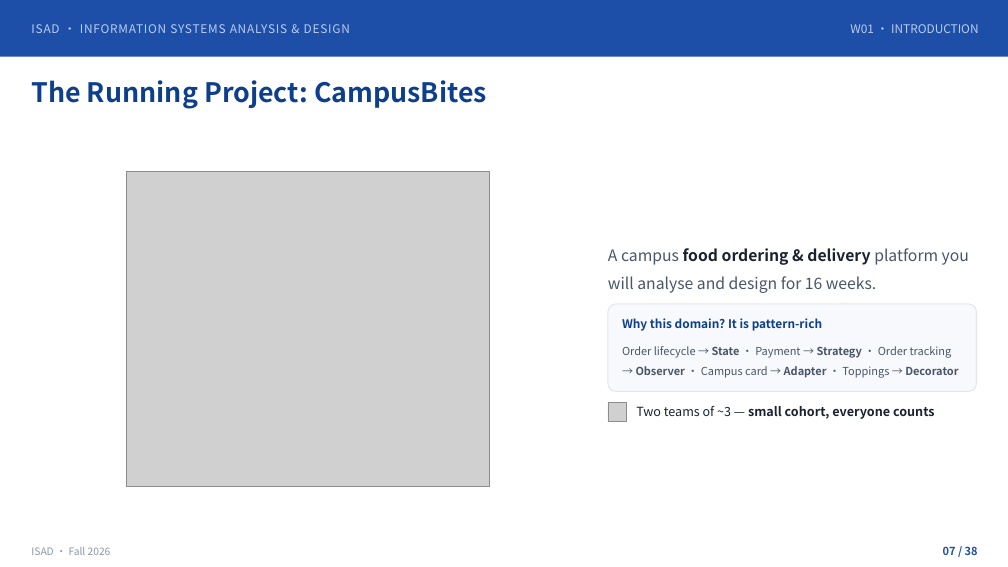
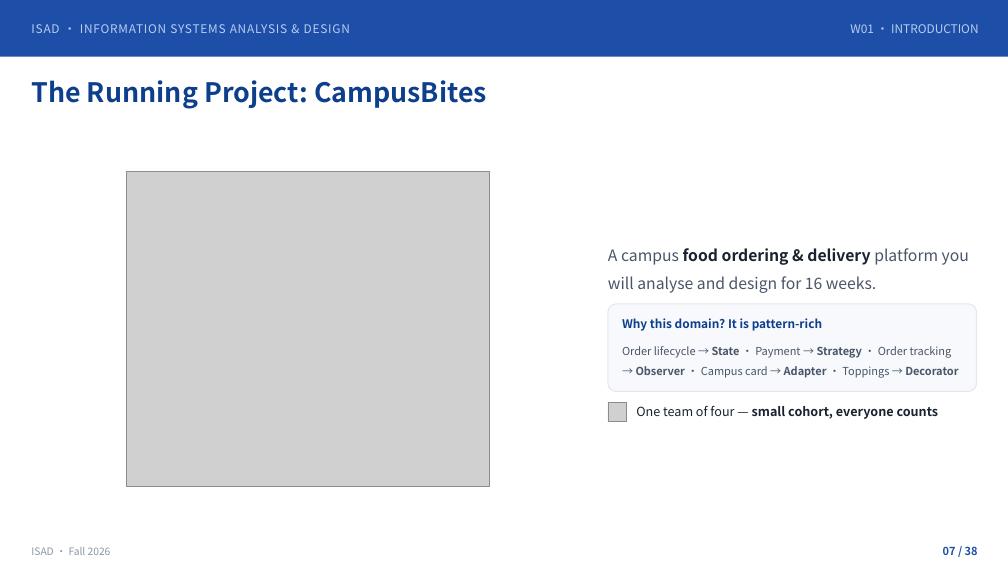
Before and after one commit to klausren/isad-course, a slide deck: slide 7 of 01-slides/W01-Introduction-Systems-Analysts-and-OOAD.pptx. Drawn at 1008x567 pixels with LibreOffice and Linux fonts; fonts in the diff are those of the drawing; grey boxes stand for pictures. Boxes give left, top, right and bottom in pixels: in the first picture for what was removed or moved away, otherwise in the second. Text is boxed around its words. In the diff, an @@ line names an element or a change of style, - is before the commit and + after.

```diff
--- a/01-slides/W01-Introduction-Systems-Analysts-and-OOAD.pptx
+++ b/01-slides/W01-Introduction-Systems-Analysts-and-OOAD.pptx
@@ text at (636,406,939,419): text changed @@
-Two teams of ~3 — small cohort, everyone counts
+One team of four — small cohort, everyone counts
```
Also in this commit, not shown: 1 other slide changed, 13 other files.
